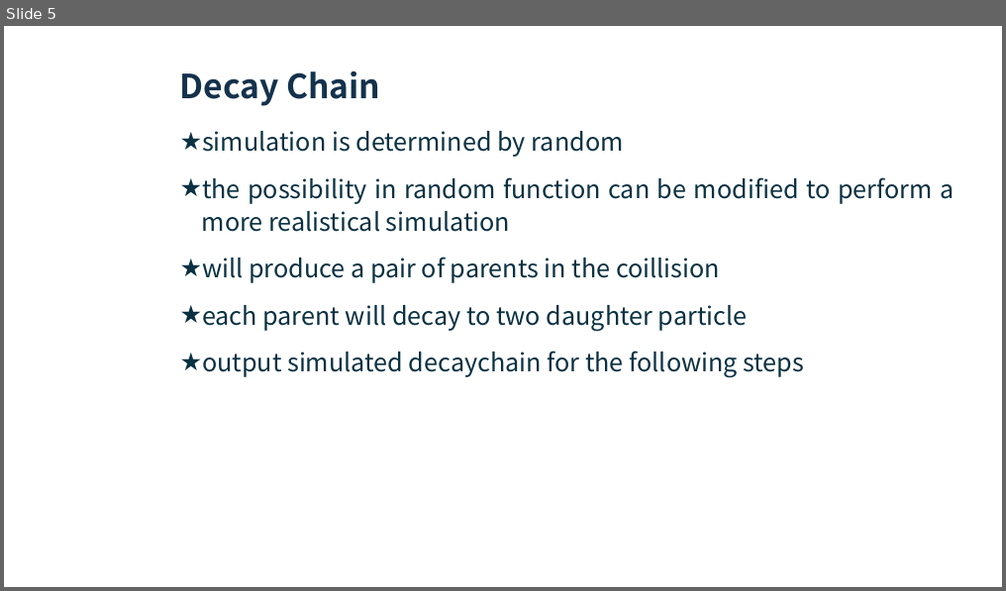
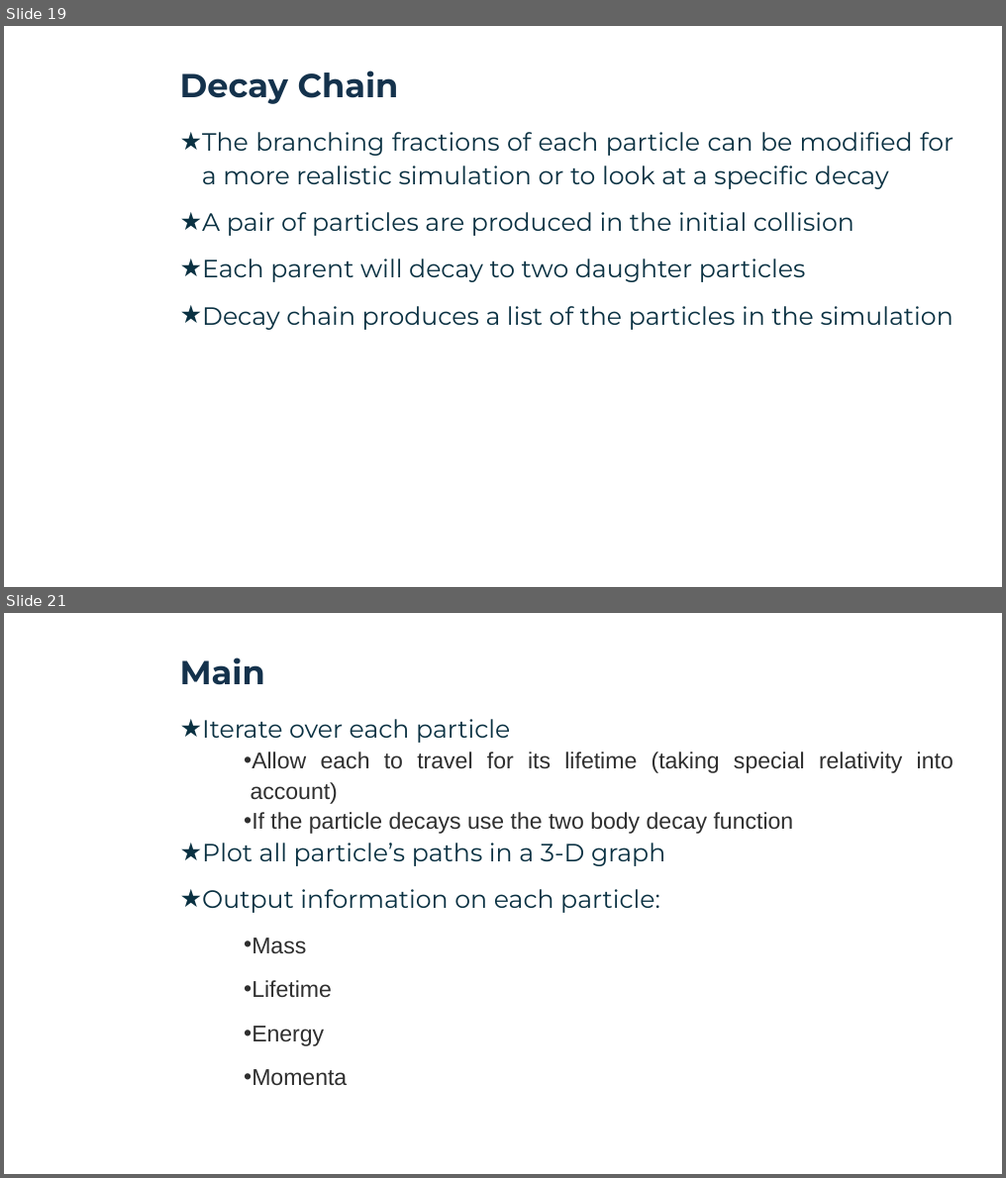
Before and after one commit to pitt1321-2161/Particle_Accelerator_Simulation, a slide deck: Particle Accelerator Simulation.pptx. Shown one above the other, each under a label of ours: slide 5 before the commit, slides 19 and 21 after it; the slides between them are not shown. The pictures are 1006x591 and 1006x1178 pixels, drawn with LibreOffice and Linux fonts; fonts in the diff are those of the drawing; background and template pictures are left out. Boxes give left, top, right and bottom in pixels: in the first picture for what was removed or moved away, otherwise in the second. Text is boxed around its words. In the diff, an @@ line names an element or a change of style, - is before the commit and + after.

```diff
--- a/Particle Accelerator Simulation.pptx
+++ b/Particle Accelerator Simulation.pptx
@@ slide 21 added at bbox=[4, 613, 1002, 1174], background picture (left out); not listed: 2 template elements that a slide beside it also shows @@
@@ title added at bbox=[180, 658, 265, 685], 32 pt, text #14324C, bold @@
+Main
@@ text added at bbox=[202, 719, 953, 1086], 22 pt, text #2F2F2F @@
+★ Iterate over each particle
+    • Allow each to travel for its lifetime (taking special relativity into account)
+    • If the particle decays use the two body decay function
+★ Plot all particle’s paths in a 3-D graph
+★ Output information on each particle:
+    • Mass
+    • Lifetime
+    • Energy
+    • Momenta
@@ what was slide 5 is now slide 19 @@
@@ slide 19 changed as well @@
@@ title "Decay Chain" at bbox=[180, 71, 399, 104]: font Noto Sans CJK SC to Montserrat @@
@@ text at bbox=[202, 132, 953, 330]: text changed; font Noto Sans CJK SC to Montserrat @@
-★ simulation is determined by random
-★ the possibility in random function can be modified to perform a more realistical simulation
-★ will produce a pair of parents in the coillision
-★ each parent will decay to two daughter particle
-★ output simulated decaychain for the following steps
+★ The branching fractions of each particle can be modified for a more realistic simulation or to look at a specific decay
+★ A pair of particles are produced in the initial collision
+★ Each parent will decay to two daughter particles
+★ Decay chain produces a list of the particles in the simulation
```
Also in this commit, not shown: 9 other slides changed, 16 other slides added, 7 other files.
